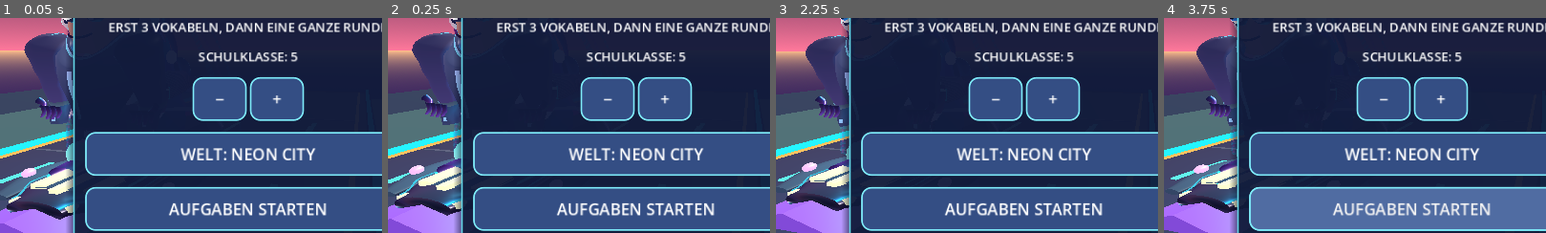
Above: before the commit, frames 1-4 (left to right).
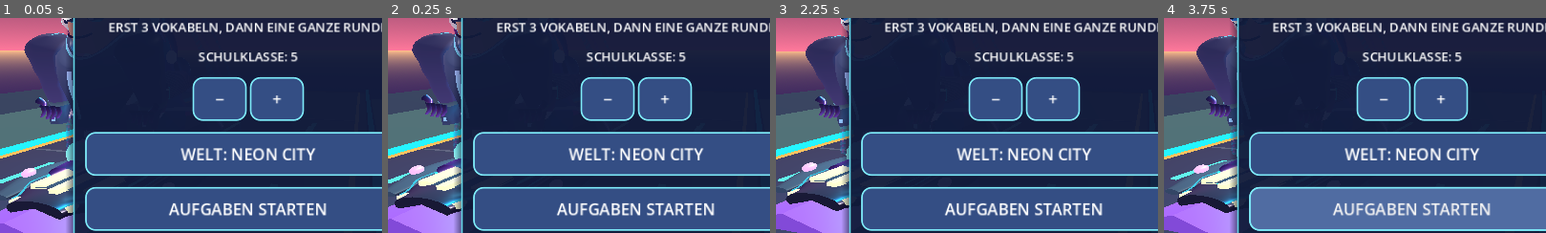
Above: after the commit, the same moments.

Repository: mtothek0703/learnquest-unity-web
Game: Godot game, scene res://main.tscn
The game is run twice, just before and just after one commit, with the same random seed, the same clock (stepped at 60 frames per second) and the same inputs.
Inputs (mouse positions are % of the whole screen's width and height, from its top left):
- Up to frame 1 (0.05 s): no input
- Up to frame 2 (0.25 s): no input
- Up to frame 3 (2.25 s): move the mouse to (72, 45) at 0.52 s; hold Right 0.53-1.25 s; hold Q 0.53-1.25 s; click (72, 45) at 0.67 s; tap Space at 0.77, 1.07 s; drag from (30, 55) to (45, 70) at 1.27 s; move the mouse to (60, 28) at 2.02 s; hold Right from 2.03 s (still down); hold R from 2.03 s (still down)
- Up to frame 4 (3.75 s): release Right at 2.75 s; release R at 2.75 s; drag from (45, 70) to (20, 35) at 2.77 s; move the mouse to (80, 65) at 3.52 s; hold Left from 3.53 s (still down); hold E from 3.53 s (still down)
The pictures show only the part of the screen within x 18-68%, y 29-79%; the shares and areas given below are measured in that part.

The runs differ from the first frame. In frame 1, 0.1% of the frame differs, in the area x 2-16%, y 85-94%; in frame 2, 0.1%; in frame 3, 0.1%; in frame 4, less than 0.1%.

Commit message:
fix(godot): hard end-cap rim normals separate from smoothed chassis shell

Diff:
--- a/godot/hoverboard_sculpted_hull.gd
+++ b/godot/hoverboard_sculpted_hull.gd
@@ -141,6 +141,13 @@
     tool.set_normal(_shell_normal(t, angle))
     tool.add_vertex(_shell_point(t, angle))
 
+func _emit_shell_cap(tool: SurfaceTool, end: float, angle: float) -> void:
+    # Duplicate the perimeter only for the hard cap normal; the curved
+    # chassis surface keeps its own smooth analytic normal at the same point.
+    tool.set_color(Color("#101a34"))
+    tool.set_normal(Vector3.FORWARD if end == 0.0 else Vector3.BACK)
+    tool.add_vertex(_shell_point(end, angle))
+
 func _make_shell() -> ArrayMesh:
     var tool := SurfaceTool.new()
     tool.begin(Mesh.PRIMITIVE_TRIANGLES)
@@ -164,8 +171,8 @@
             tool.set_color(Color("#101a34"))
             tool.set_normal(Vector3.FORWARD if end == 0.0 else Vector3.BACK)
             tool.add_vertex(Vector3(0.0, _shell_point(end, 0.0).y, lerpf(-1.37, 1.33, end)))
-            _emit_shell(tool, end, v if end == 0.0 else u)
-            _emit_shell(tool, end, u if end == 0.0 else v)
+            _emit_shell_cap(tool, end, v if end == 0.0 else u)
+            _emit_shell_cap(tool, end, u if end == 0.0 else v)
     return tool.commit()
 
 func _grip_point(t: float, across: float) -> Vector3:
